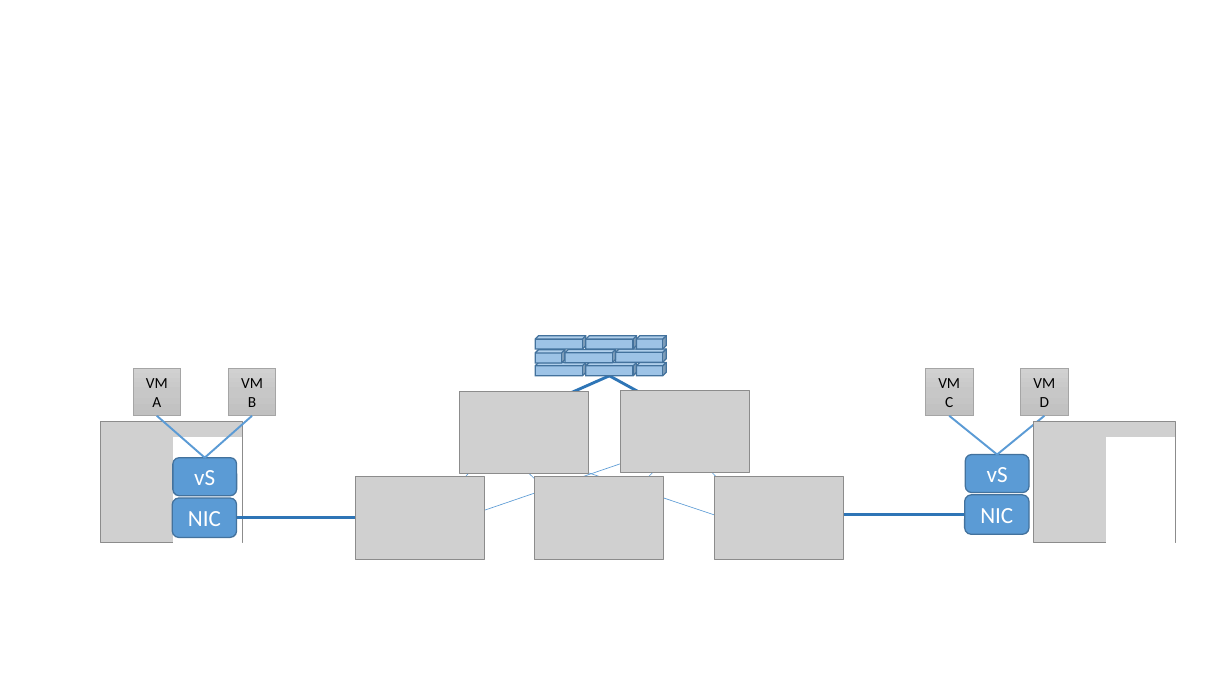
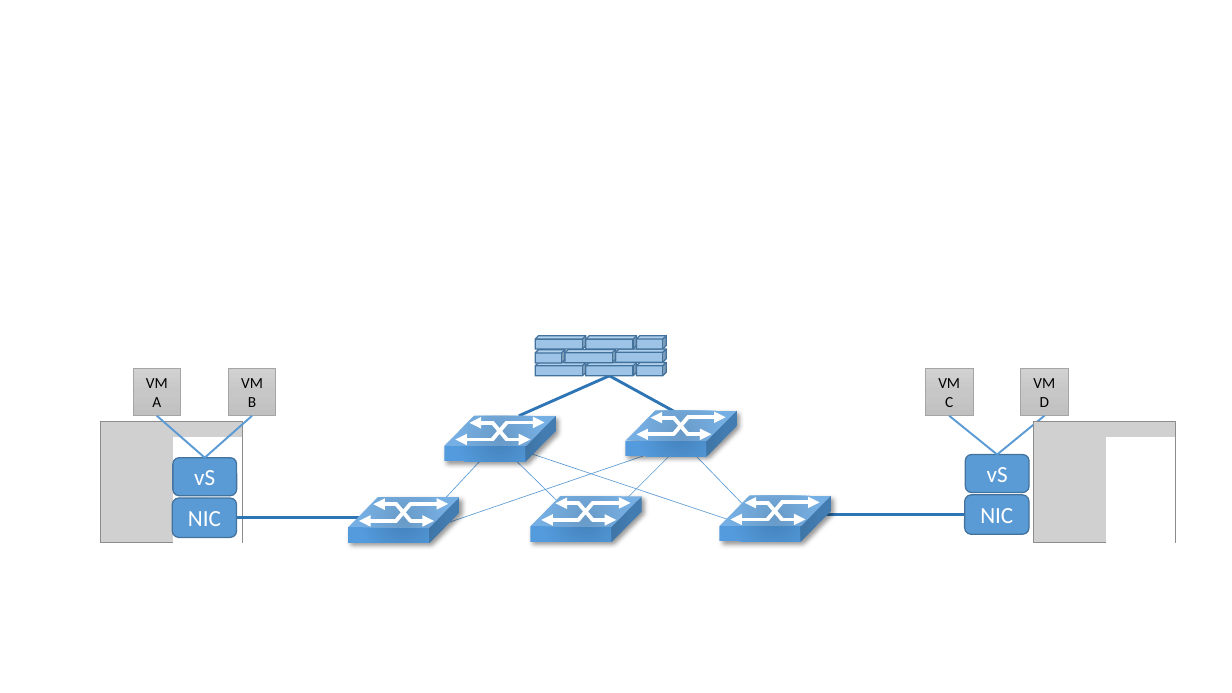
Before and after one commit to SystemsApproach/sdn, a slide deck: slide 47 of figures-alt.pptx. Drawn at 1232x693 pixels with LibreOffice and Linux fonts; fonts in the diff are those of the drawing; grey boxes stand for pictures. Boxes give left, top, right and bottom in pixels: in the first picture for what was removed or moved away, otherwise in the second. Text is boxed around its words. In the diff, an @@ line names an element or a change of style, - is before the commit and + after.

```diff
--- a/figures-alt.pptx
+++ b/figures-alt.pptx
@@ picture removed at box(460, 392, 590, 474) @@
@@ picture removed at box(620, 390, 750, 472) @@
@@ group added at box(626, 410, 738, 456): 4 arrows, 2 lines, 1 cube @@
@@ group added at box(445, 416, 556, 461): 4 arrows, 2 lines, 1 cube @@
@@ picture removed at box(356, 477, 485, 559) @@
@@ picture removed at box(534, 477, 664, 559) @@
@@ picture removed at box(714, 477, 844, 559) @@
@@ group added at box(348, 497, 460, 543): 4 arrows, 2 lines, 1 cube @@
@@ group added at box(531, 496, 642, 542): 4 arrows, 2 lines, 1 cube @@
@@ group added at box(720, 496, 832, 542): 4 arrows, 2 lines, 1 cube @@
```
Also in this commit, not shown: 7 other slides changed, 25 other files.
